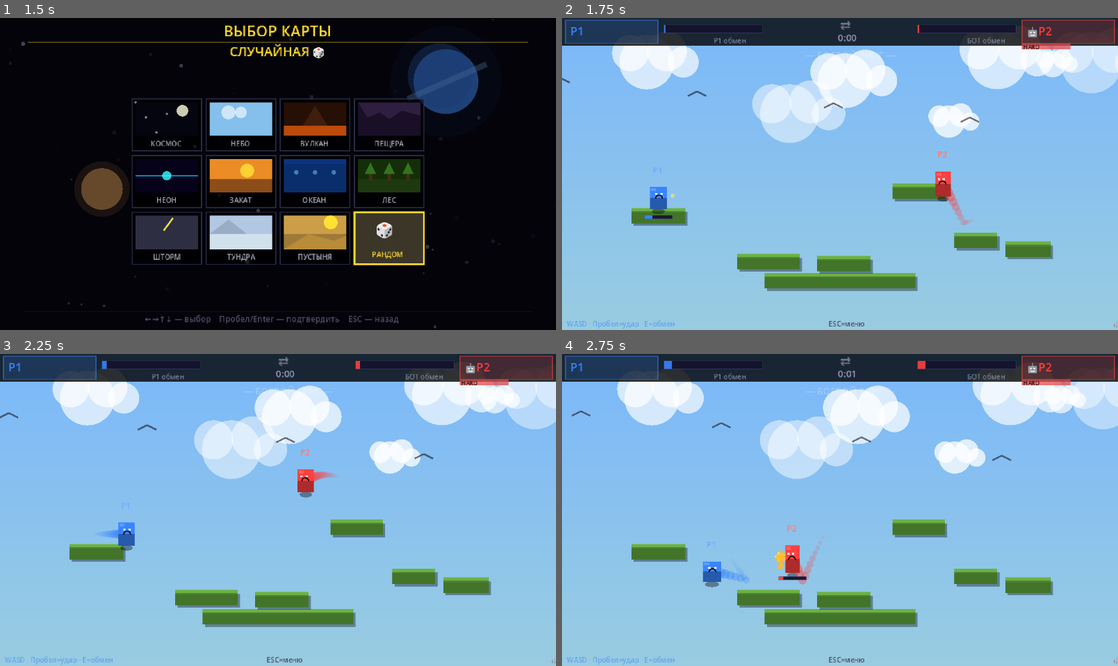
Above: before the commit, frames 1-4 (two rows, left to right).
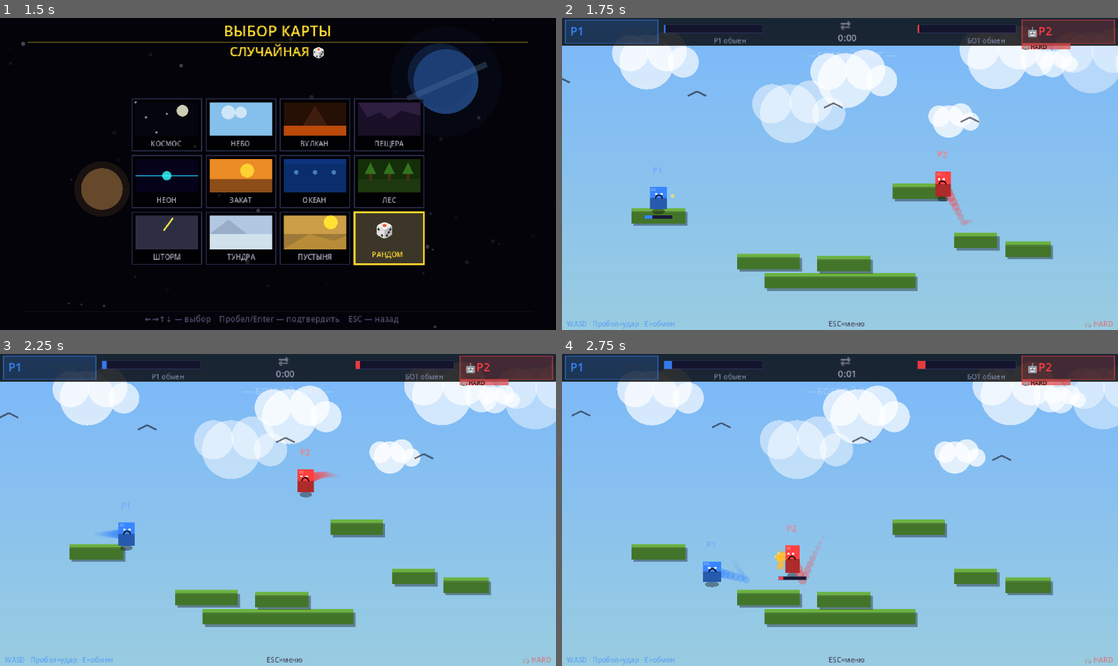
Above: after the commit, the same moments.

Repository: kkeefi/Swap-slap
Game: Godot game, scene res://Game.tscn
The game is run twice, just before and just after one commit, with the same random seed, the same clock (stepped at 60 frames per second) and the same inputs.
Inputs:
- Up to frame 1 (1.5 s): tap Enter (p2_swap) at 0.5, 1.35 s; hold D 0.53-1.28 s; tap E (p1_swap) at 0.6 s; tap Space at 0.77 s; hold S from 1.28 s (still down)
- Up to frame 2 (1.75 s): keep holding S; tap Space at 1.52 s
- Up to frame 3 (2.25 s): release S at 2.03 s; hold D from 2.03 s (still down); tap H at 2.1 s
- Up to frame 4 (2.75 s): keep holding D

Frame 1 is identical in both runs. In frame 2, 0.1% of the frame differs, in the area x 82-100%, y 8-100%; in frame 3, 0.1%; in frame 4, 0.1%.

Commit message:
fix bot text

Diff:
--- a/scripts/renderer.gd
+++ b/scripts/renderer.gd
@@ -511,11 +511,17 @@
 					  HORIZONTAL_ALIGNMENT_LEFT, -1, 6,
 					  Color(Globals.C_P2.r,Globals.C_P2.g,Globals.C_P2.b,0.55))
 	else:
-		var diff_name : String = Globals.DIFF_NAMES[Globals.bot_difficulty]
-		var diff_col  : Color  = Globals.DIFF_COLORS[Globals.bot_difficulty]
-		c.draw_string(font, Vector2(VW-4, VH-3),
-					  "🤖 " + diff_name,
-					  HORIZONTAL_ALIGNMENT_RIGHT, -1, 6,
+		var diff_name : String = "🤖 " + Globals.DIFF_NAMES[Globals.bot_difficulty]
+		var diff_col : Color = Globals.DIFF_COLORS[Globals.bot_difficulty]
+
+		# Считаем ширину строки вместе со смайликом
+		var text_width = font.get_string_size(diff_name, HORIZONTAL_ALIGNMENT_LEFT, -1, 6).x
+		# Вычисляем позицию: правый край экрана минус ширина текста минус отступ 4
+		var text_pos = Vector2(VW - text_width - 4, VH - 3)
+
+		c.draw_string(font, text_pos,
+					  diff_name,
+					  HORIZONTAL_ALIGNMENT_LEFT, -1, 6,
 					  Color(Globals.C_P2.r,Globals.C_P2.g,Globals.C_P2.b,0.55))
 		c.draw_rect(Rect2(VW-83, 22, 42, 5),
 					Color(diff_col.r,diff_col.g,diff_col.b,0.75))
